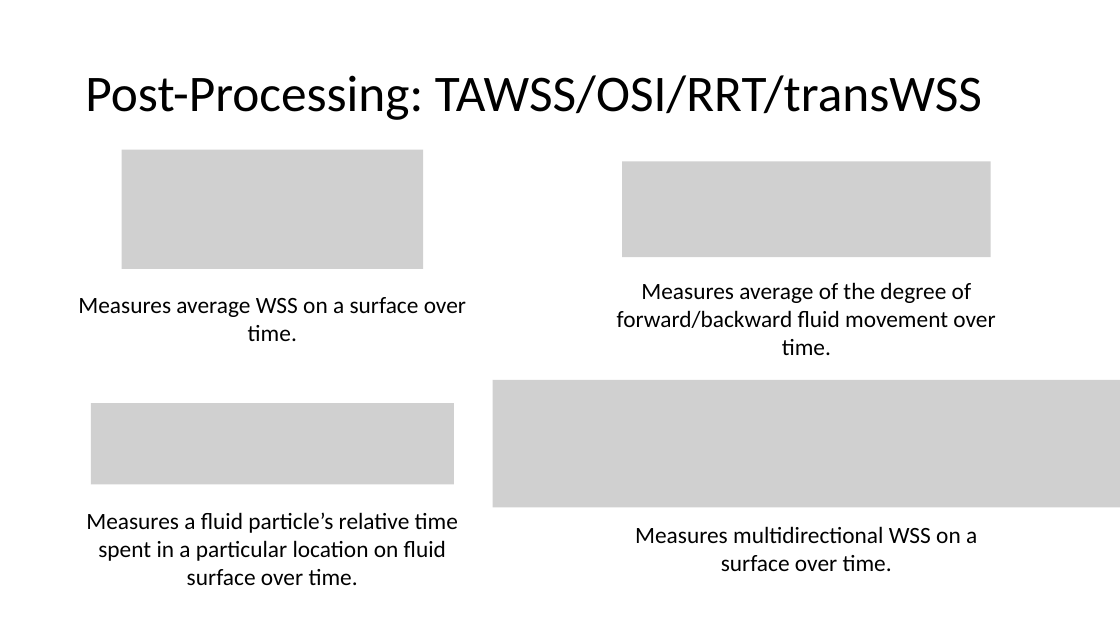
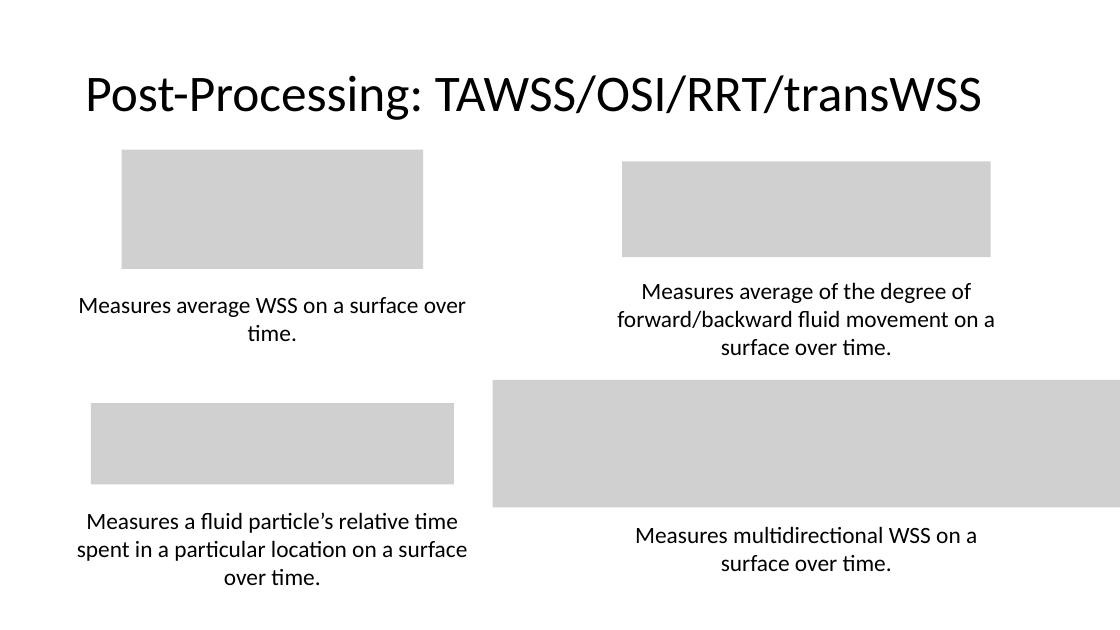
Before and after one commit to DThornz/Hemodynamic-Calculator, a slide deck: slide 5 of Hemodynamic Calculations.pptx. Drawn at 1120x630 pixels with LibreOffice and Linux fonts; fonts in the diff are those of the drawing; grey boxes stand for pictures. Boxes give left, top, right and bottom in pixels: in the first picture for what was removed or moved away, otherwise in the second. Text is boxed around its words. In the diff, an @@ line names an element or a change of style, - is before the commit and + after.

```diff
--- a/Hemodynamic Calculations.pptx
+++ b/Hemodynamic Calculations.pptx
@@ text at box(617, 282, 995, 355): text changed @@
-Measures average of the degree of forward/backward fluid movement over time.
+Measures average of the degree of forward/backward fluid movement on a surface over time.
@@ text at box(77, 512, 467, 585): text changed @@
-Measures a fluid particle’s relative time spent in a particular location on fluid surface over time.
+Measures a fluid particle’s relative time spent in a particular location on a surface over time.
```
Also in this commit, not shown: 1 other slide changed.
